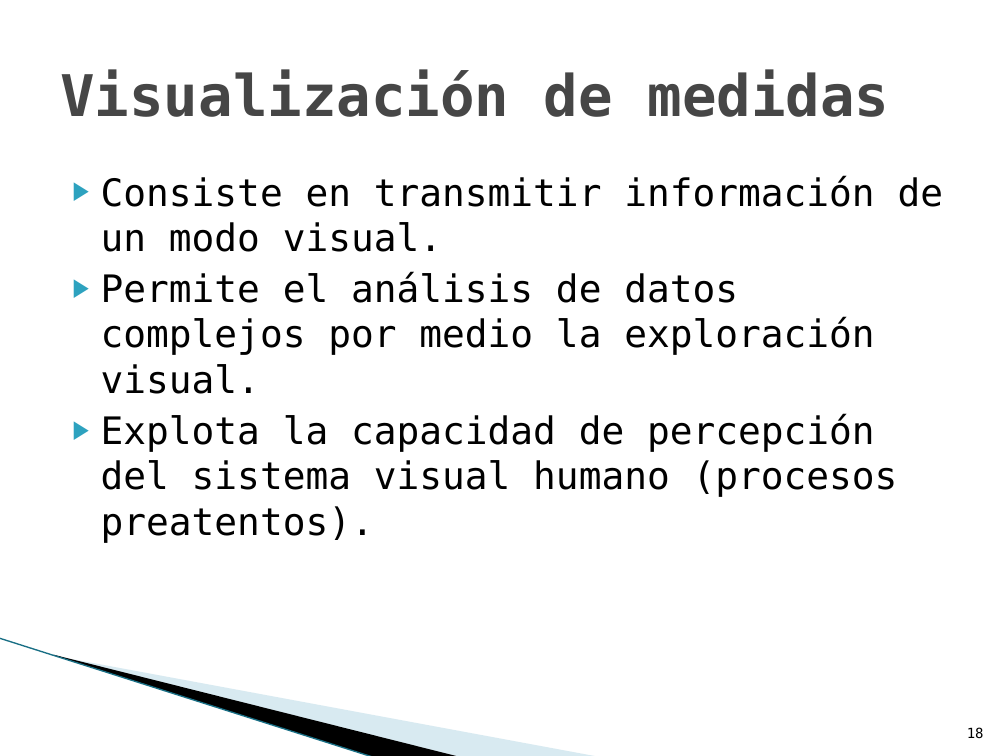
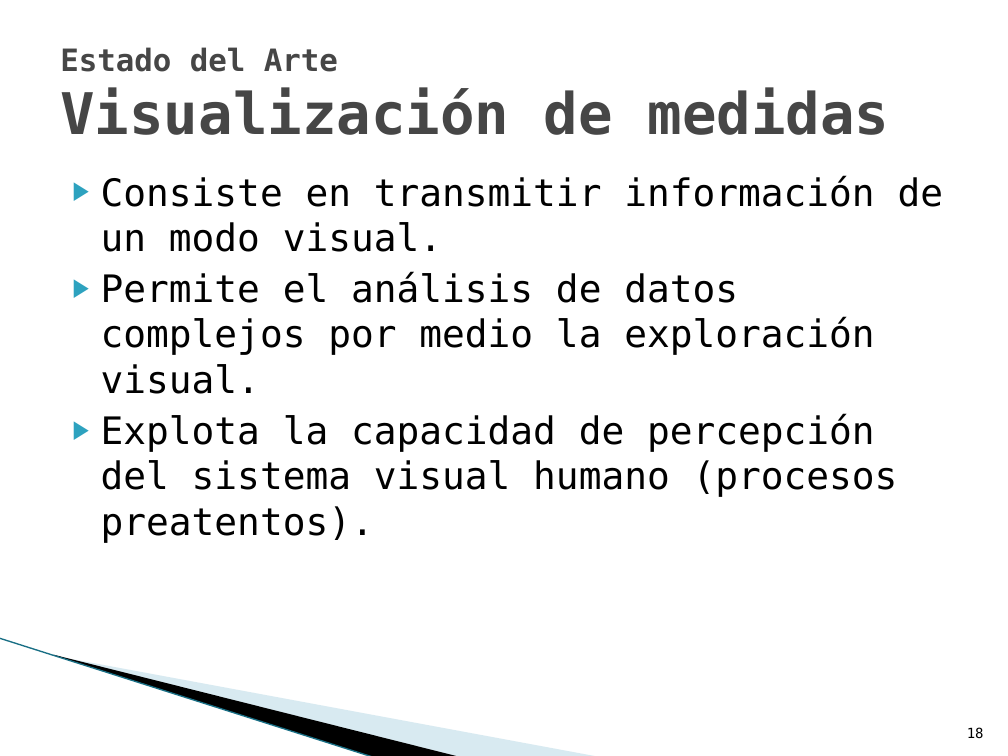
Before and after one commit to txedo/uclm-esi-alarcos, a slide deck: slide 18 of presentation/presentation.pptx. Drawn at 1008x756 pixels with LibreOffice and Linux fonts; fonts in the diff are those of the drawing; background and template pictures are left out. Boxes give left, top, right and bottom in pixels: in the first picture for what was removed or moved away, otherwise in the second. Text is boxed around its words. In the diff, an @@ line names an element or a change of style, - is before the commit and + after.

```diff
--- a/presentation/presentation.pptx
+++ b/presentation/presentation.pptx
@@ title at bbox=[60, 47, 890, 135]: text changed @@
-Visualización de medidas
+Estado del Arte
+Visualización de medidas
```
Also in this commit, not shown: 21 other slides changed.
